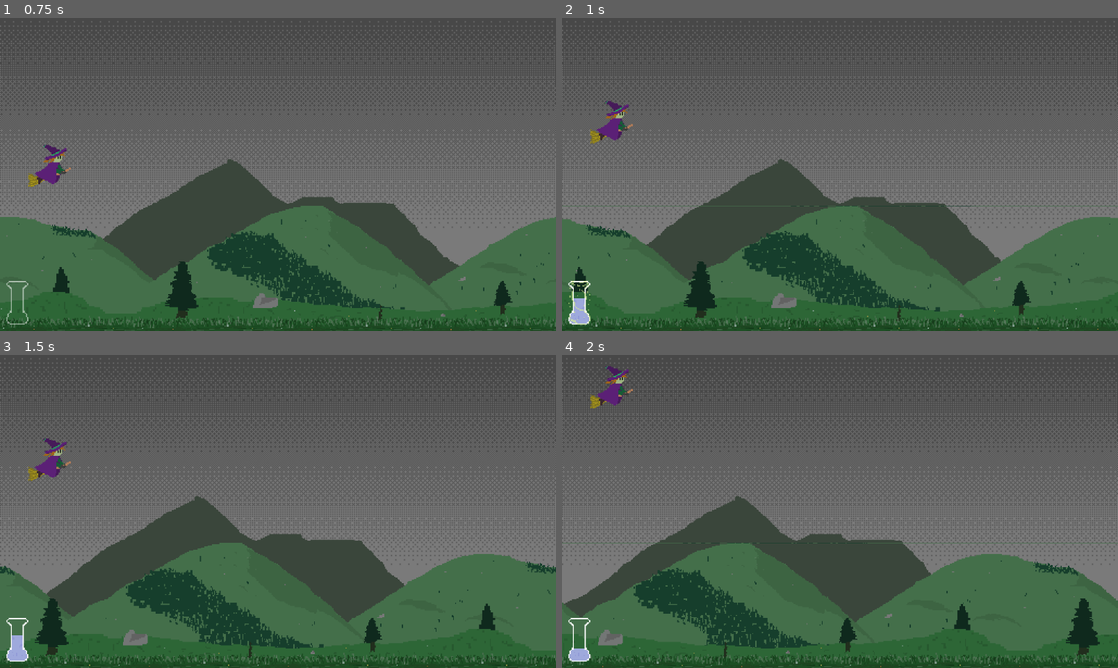
Above: before the commit, frames 1-4 (two rows, left to right).
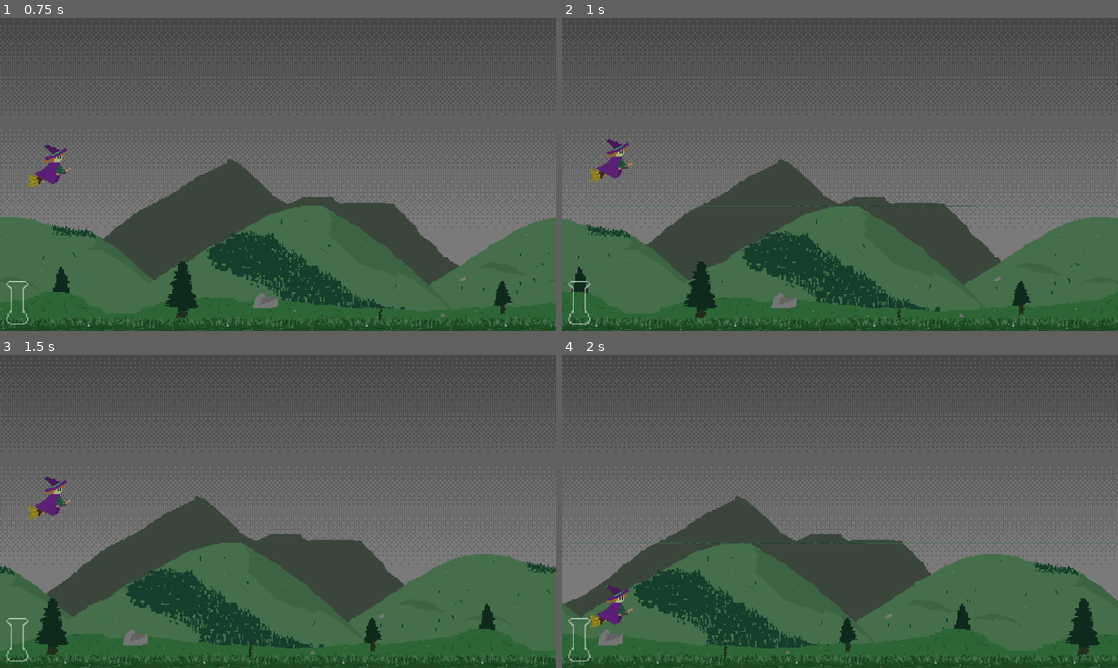
Above: after the commit, the same moments.

Repository: ClementRivaille/storm-witch
Game: Godot game, scene res://main.tscn
The game is run twice, just before and just after one commit, with the same random seed, the same clock (stepped at 60 frames per second) and the same inputs.
Inputs:
- Up to frame 1 (0.75 s): hold Up (up) from 0.53 s (still down)
- Up to frame 2 (1 s): keep holding Up (up); tap Space (jump) at 0.77 s
- Up to frame 3 (1.5 s): release Up (up) at 1.28 s; hold Down (down) from 1.28 s (still down)
- Up to frame 4 (2 s): keep holding Down (down); tap Space (jump) at 1.52 s

Frame 1 is identical in both runs. In frame 2, 1.2% of the frame differs, in the area x 1-13%, y 26-98%; in frame 3, 1.2%; in frame 4, 1.1%.

Commit message:
feat: levels switch

Diff:
--- a/main.tscn
+++ b/main.tscn
@@ -6,14 +6,37 @@
 [ext_resource type="Texture2D" uid="uid://cj61jf5juy1ur" path="res://assets/sprites/particles/rain-drop_1.png" id="3_1wp1n"]
 [ext_resource type="PackedScene" uid="uid://86bl1vogmj8a" path="res://scenes/bg_lvl1.tscn" id="3_4qb4u"]
 [ext_resource type="PackedScene" uid="uid://dv8twkwefv6ah" path="res://scenes/Witch.tscn" id="4_8ogh1"]
+[ext_resource type="Texture2D" uid="uid://cpn770mas3dxh" path="res://assets/textures/sky_2.png" id="5_013wy"]
 [ext_resource type="PackedScene" uid="uid://ch6fxv74jneia" path="res://scenes/PearlDrop.tscn" id="6_3y7f5"]
 [ext_resource type="Script" path="res://scripts/PearlSpawner.gd" id="6_dhbuv"]
+[ext_resource type="Texture2D" uid="uid://byl7kyneertsm" path="res://assets/textures/sky_3.png" id="6_obb40"]
+[ext_resource type="PackedScene" uid="uid://dxk07c21u30e7" path="res://scenes/bg_lvl2.tscn" id="6_oukki"]
+[ext_resource type="PackedScene" uid="uid://bjvqcbkxk2s4t" path="res://scenes/bg_lvl3.tscn" id="7_68ada"]
+[ext_resource type="Texture2D" uid="uid://bni5jlqvf2aff" path="res://assets/textures/sky_clear.png" id="7_72pwx"]
 [ext_resource type="PackedScene" uid="uid://vrgbl8wteowy" path="res://scenes/Flask.tscn" id="8_nrlv5"]
+[ext_resource type="PackedScene" uid="uid://12adskyndp6t" path="res://scenes/bg_lvl4.tscn" id="8_unxaa"]
+[ext_resource type="PackedScene" uid="uid://1rqceucp4b86" path="res://scenes/bg_lvl5.tscn" id="9_w5goo"]
+[ext_resource type="PackedScene" uid="uid://lj5jkd221ppm" path="res://scenes/bg_end.tscn" id="10_cre18"]
 
 [sub_resource type="Resource" id="Resource_0teo4"]
 script = ExtResource("2_h4nbr")
 background = NodePath("Background/Level1")
 sky = NodePath("Sky/Lvl1")
+
+[sub_resource type="Resource" id="Resource_kwa0b"]
+script = ExtResource("2_h4nbr")
+background = NodePath("Background/Level2")
+sky = NodePath("Sky/Lvl2")
+
+[sub_resource type="Resource" id="Resource_386ca"]
+script = ExtResource("2_h4nbr")
+background = NodePath("Background/Level3")
+sky = NodePath("Sky/Lvl2")
+
+[sub_resource type="Resource" id="Resource_1gth4"]
+script = ExtResource("2_h4nbr")
+background = NodePath("Background/EndBg")
+sky = NodePath("Sky/LvlEnd")
 
 [sub_resource type="Gradient" id="Gradient_2dxoe"]
 colors = PackedColorArray(1, 1, 1, 0.701961, 1, 1, 1, 1)
@@ -45,7 +68,7 @@
 texture_filter = 1
 texture_repeat = 2
 script = ExtResource("1_yku23")
-levels = Array[ExtResource("2_h4nbr")]([SubResource("Resource_0teo4"), null])
+levels = Array[ExtResource("2_h4nbr")]([SubResource("Resource_0teo4"), SubResource("Resource_kwa0b"), SubResource("Resource_386ca"), SubResource("Resource_1gth4")])
 
 [node name="DirectionalLight2D" type="DirectionalLight2D" parent="."]
 energy = 0.2
@@ -79,9 +102,45 @@
 texture = ExtResource("1_vue8f")
 centered = false
 
+[node name="Lvl2" type="Sprite2D" parent="Sky"]
+visible = false
+z_index = -1
+z_as_relative = false
+scale = Vector2(2.5, 2.5)
+texture = ExtResource("5_013wy")
+centered = false
+
+[node name="Lvl4" type="Sprite2D" parent="Sky"]
+visible = false
+z_index = -1
+z_as_relative = false
+scale = Vector2(2.5, 2.5)
+texture = ExtResource("6_obb40")
+centered = false
+
+[node name="LvlEnd" type="Sprite2D" parent="Sky"]
+visible = false
+z_index = -1
+z_as_relative = false
+scale = Vector2(2.5, 2.5)
+texture = ExtResource("7_72pwx")
+centered = false
+
 [node name="Background" type="Node2D" parent="."]
 
 [node name="Level1" parent="Background" instance=ExtResource("3_4qb4u")]
+visible = false
+
+[node name="Level2" parent="Background" instance=ExtResource("6_oukki")]
+visible = false
+
+[node name="Level3" parent="Background" instance=ExtResource("7_68ada")]
+
+[node name="Level4" parent="Background" instance=ExtResource("8_unxaa")]
+
+[node name="Level5" parent="Background" instance=ExtResource("9_w5goo")]
+
+[node name="EndBg" parent="Background" instance=ExtResource("10_cre18")]
 
 [node name="Witch" parent="." instance=ExtResource("4_8ogh1")]
 position = Vector2(114, 350)
--- a/scenes/Witch.tscn
+++ b/scenes/Witch.tscn
@@ -20,7 +20,7 @@
 lose_momentum = 0.015
 jump_strength = 1200.0
 rise_y_threshold = 300.0
-rise_y_end = 450.0
+rise_y_end = 600.0
 rise_speed = 900.0
 
 [node name="Sprite" type="Sprite2D" parent="."]
--- /dev/null
+++ b/scenes/bg_end.tscn
@@ -0,0 +1,71 @@
+[gd_scene load_steps=7 format=3 uid="uid://lj5jkd221ppm"]
+
+[ext_resource type="Script" path="res://scripts/ScrollBackground.gd" id="1_ogpxp"]
+[ext_resource type="Texture2D" uid="uid://7th0m8nfcphp" path="res://assets/textures/clouds_light_1.png" id="2_nomuo"]
+[ext_resource type="Script" path="res://scripts/ScrollableLayer.gd" id="3_fpdmx"]
+[ext_resource type="Texture2D" uid="uid://ci6cvnstvcljl" path="res://assets/textures/clouds_light_4.png" id="4_15851"]
+[ext_resource type="Texture2D" uid="uid://dfldy37o4ww8t" path="res://assets/textures/clouds_light_3.png" id="5_2ttfd"]
+[ext_resource type="Texture2D" uid="uid://b068ndevxm4so" path="res://assets/textures/clouds_light_2.png" id="6_omjjd"]
+
+[node name="EndBg" type="Node2D" groups=["scrollable"]]
+script = ExtResource("1_ogpxp")
+speed = 500.0
+
+[node name="Foreground" type="Node2D" parent="."]
+z_index = 4
+
+[node name="Polygon2D" type="Polygon2D" parent="Foreground"]
+texture_filter = 1
+texture_repeat = 2
+position = Vector2(0, 720)
+scale = Vector2(2.5, 2.5)
+antialiased = true
+texture = ExtResource("2_nomuo")
+texture_offset = Vector2(0, -37)
+polygon = PackedVector2Array(0, 0, 1024, 0, 1024, -37, 0, -37)
+
+[node name="Parallax" type="ParallaxBackground" parent="."]
+layer = -5
+scroll_ignore_camera_zoom = true
+
+[node name="Clouds4" type="ParallaxLayer" parent="Parallax"]
+motion_scale = Vector2(0.3, 0.3)
+script = ExtResource("3_fpdmx")
+
+[node name="Polygon2D" type="Polygon2D" parent="Parallax/Clouds4"]
+texture_filter = 1
+texture_repeat = 2
+position = Vector2(0, 720)
+scale = Vector2(2.5, 2.5)
+antialiased = true
+texture = ExtResource("4_15851")
+texture_offset = Vector2(0, -51)
+polygon = PackedVector2Array(0, 0, 1024, 0, 1024, -51, 0, -51)
+
+[node name="Clouds3" type="ParallaxLayer" parent="Parallax"]
+motion_scale = Vector2(0.6, 0.6)
+script = ExtResource("3_fpdmx")
+
+[node name="Polygon2D" type="Polygon2D" parent="Parallax/Clouds3"]
+texture_filter = 1
+texture_repeat = 2
+position = Vector2(0, 720)
+scale = Vector2(2.5, 2.5)
+antialiased = true
+texture = ExtResource("5_2ttfd")
+texture_offset = Vector2(0, -48)
+polygon = PackedVector2Array(0, 0, 1024, 0, 1024, -48, 0, -48)
+
+[node name="Clouds2" type="ParallaxLayer" parent="Parallax"]
+motion_scale = Vector2(0.8, 0.8)
+script = ExtResource("3_fpdmx")
+
+[node name="Polygon2D" type="Polygon2D" parent="Parallax/Clouds2"]
+texture_filter = 1
+texture_repeat = 2
+position = Vector2(0, 720)
+scale = Vector2(2.5, 2.5)
+antialiased = true
+texture = ExtResource("6_omjjd")
+texture_offset = Vector2(0, -43)
+polygon = PackedVector2Array(0, 0, 1024, 0, 1024, -43, 0, -43)
--- /dev/null
+++ b/scenes/bg_lvl2.tscn
@@ -0,0 +1,75 @@
+[gd_scene load_steps=7 format=3 uid="uid://dxk07c21u30e7"]
+
+[ext_resource type="Script" path="res://scripts/ScrollBackground.gd" id="1_1a533"]
+[ext_resource type="Texture2D" uid="uid://c4fyvded55eup" path="res://assets/textures/mountains_3.png" id="3_hxsdb"]
+[ext_resource type="Texture2D" uid="uid://bts7h0lxloyiw" path="res://assets/textures/mountains_4.png" id="3_t0k8r"]
+[ext_resource type="Script" path="res://scripts/ScrollableLayer.gd" id="3_wvmfu"]
+[ext_resource type="Texture2D" uid="uid://cg12f3lbevru3" path="res://assets/textures/mountains_2.png" id="4_5nvy2"]
+[ext_resource type="Texture2D" uid="uid://mnj23dioh6pl" path="res://assets/textures/mountains_1.png" id="5_h6agc"]
+
+[node name="Level2" type="Node2D" groups=["scrollable"]]
+script = ExtResource("1_1a533")
+speed = 500.0
+
+[node name="Foreground" type="Node2D" parent="."]
+visible = false
+
+[node name="Parallax" type="ParallaxBackground" parent="."]
+layer = -5
+scroll_ignore_camera_zoom = true
+
+[node name="Mountains4" type="ParallaxLayer" parent="Parallax"]
+motion_scale = Vector2(0.1, 0.1)
+script = ExtResource("3_wvmfu")
+
+[node name="Polygon2D" type="Polygon2D" parent="Parallax/Mountains4"]
+texture_filter = 1
+texture_repeat = 2
+position = Vector2(0, 720)
+scale = Vector2(2.5, 2.5)
+antialiased = true
+texture = ExtResource("3_t0k8r")
+texture_offset = Vector2(0, -43)
+polygon = PackedVector2Array(0, 0, 1024, 0, 1024, -43, 0, -43)
+
+[node name="Mountains3" type="ParallaxLayer" parent="Parallax"]
+motion_scale = Vector2(0.2, 0.2)
+script = ExtResource("3_wvmfu")
+
+[node name="Polygon2D" type="Polygon2D" parent="Parallax/Mountains3"]
+texture_filter = 1
+texture_repeat = 2
+position = Vector2(0, 720)
+scale = Vector2(2.5, 2.5)
+antialiased = true
+texture = ExtResource("3_hxsdb")
+texture_offset = Vector2(0, -52)
+polygon = PackedVector2Array(0, 0, 1024, 0, 1024, -52, 0, -52)
+
+[node name="Mountains2" type="ParallaxLayer" parent="Parallax"]
+motion_scale = Vector2(0.4, 0.4)
+script = ExtResource("3_wvmfu")
+
+[node name="Polygon2D" type="Polygon2D" parent="Parallax/Mountains2"]
+texture_filter = 1
+texture_repeat = 2
+position = Vector2(0, 720)
+scale = Vector2(2.5, 2.5)
+antialiased = true
+texture = ExtResource("4_5nvy2")
+texture_offset = Vector2(0, -29)
+polygon = PackedVector2Array(0, 0, 1024, 0, 1024, -29, 0, -29)
+
+[node name="Mountains1" type="ParallaxLayer" parent="Parallax"]
+motion_scale = Vector2(0.5, 0.5)
+script = ExtResource("3_wvmfu")
+
+[node name="Polygon2D" type="Polygon2D" parent="Parallax/Mountains1"]
+texture_filter = 1
+texture_repeat = 2
+position = Vector2(0, 720)
+scale = Vector2(2.5, 2.5)
+antialiased = true
+texture = ExtResource("5_h6agc")
+texture_offset = Vector2(0, -21)
+polygon = PackedVector2Array(0, 0, 1024, 0, 1024, -21, 0, -21)
--- /dev/null
+++ b/scenes/bg_lvl3.tscn
@@ -0,0 +1,63 @@
+[gd_scene load_steps=7 format=3 uid="uid://bjvqcbkxk2s4t"]
+
+[ext_resource type="Script" path="res://scripts/ScrollBackground.gd" id="1_h35q8"]
+[ext_resource type="Texture2D" uid="uid://y7wuhdp03mhp" path="res://assets/textures/clouds_storm_1.png" id="2_80udn"]
+[ext_resource type="Script" path="res://scripts/ScrollableLayer.gd" id="3_ue6jf"]
+[ext_resource type="Texture2D" uid="uid://c28ls15486kk4" path="res://assets/textures/clouds_storm_4.png" id="4_sukqb"]
+[ext_resource type="Texture2D" uid="uid://byfg333sntd6i" path="res://assets/textures/clouds_storm_3.png" id="5_xv0n8"]
+[ext_resource type="Texture2D" uid="uid://0km86aeifrw1" path="res://assets/textures/clouds_storm_2.png" id="6_cjxik"]
+
+[node name="Level3" type="Node2D" groups=["scrollable"]]
+script = ExtResource("1_h35q8")
+speed = 500.0
+
+[node name="Foreground" type="Node2D" parent="."]
+z_index = 4
+
+[node name="Polygon2D" type="Polygon2D" parent="Foreground"]
+texture_filter = 1
+texture_repeat = 2
+scale = Vector2(2.5, 2.5)
+antialiased = true
+texture = ExtResource("2_80udn")
+polygon = PackedVector2Array(0, 0, 1024, 0, 1024, 37, 0, 37)
+
+[node name="Parallax" type="ParallaxBackground" parent="."]
+layer = -5
+scroll_ignore_camera_zoom = true
+
+[node name="Clouds4" type="ParallaxLayer" parent="Parallax"]
+motion_scale = Vector2(0.3, 0.3)
+script = ExtResource("3_ue6jf")
+
+[node name="Polygon2D" type="Polygon2D" parent="Parallax/Clouds4"]
+texture_filter = 1
+texture_repeat = 2
+scale = Vector2(2.5, 2.5)
+antialiased = true
+texture = ExtResource("4_sukqb")
+polygon = PackedVector2Array(0, 0, 1024, 0, 1024, 51, 0, 51)
+
+[node name="Clouds3" type="ParallaxLayer" parent="Parallax"]
+motion_scale = Vector2(0.6, 0.6)
+script = ExtResource("3_ue6jf")
+
+[node name="Polygon2D" type="Polygon2D" parent="Parallax/Clouds3"]
+texture_filter = 1
+texture_repeat = 2
+scale = Vector2(2.5, 2.5)
+antialiased = true
+texture = ExtResource("5_xv0n8")
+polygon = PackedVector2Array(0, 0, 1024, 0, 1024, 48, 0, 48)
+
+[node name="Clouds2" type="ParallaxLayer" parent="Parallax"]
+motion_scale = Vector2(0.8, 0.8)
+script = ExtResource("3_ue6jf")
+
+[node name="Polygon2D" type="Polygon2D" parent="Parallax/Clouds2"]
+texture_filter = 1
+texture_repeat = 2
+scale = Vector2(2.5, 2.5)
+antialiased = true
+texture = ExtResource("6_cjxik")
+polygon = PackedVector2Array(0, 0, 1024, 0, 1024, 43, 0, 43)
--- /dev/null
+++ b/scenes/bg_lvl4.tscn
@@ -0,0 +1,103 @@
+[gd_scene load_steps=9 format=3 uid="uid://12adskyndp6t"]
+
+[ext_resource type="Script" path="res://scripts/ScrollBackground.gd" id="1_e1k6s"]
+[ext_resource type="Texture2D" uid="uid://y7wuhdp03mhp" path="res://assets/textures/clouds_storm_1.png" id="2_ag84o"]
+[ext_resource type="Script" path="res://scripts/ScrollableLayer.gd" id="2_fult0"]
+[ext_resource type="Texture2D" uid="uid://c28ls15486kk4" path="res://assets/textures/clouds_storm_4.png" id="4_8lhbb"]
+[ext_resource type="Texture2D" uid="uid://dw0auaupwe3i8" path="res://assets/textures/clouds_inside_2.png" id="4_x3q3j"]
+[ext_resource type="Texture2D" uid="uid://byfg333sntd6i" path="res://assets/textures/clouds_storm_3.png" id="5_l0sq0"]
+[ext_resource type="Texture2D" uid="uid://dsfh2pacb82m7" path="res://assets/textures/clouds_inside_1.png" id="5_owfpu"]
+[ext_resource type="Texture2D" uid="uid://0km86aeifrw1" path="res://assets/textures/clouds_storm_2.png" id="6_tbevv"]
+
+[node name="Level4" type="Node2D" groups=["scrollable"]]
+script = ExtResource("1_e1k6s")
+speed = 500.0
+
+[node name="Foreground" type="Node2D" parent="."]
+z_index = 4
+
+[node name="Polygon2D" type="Polygon2D" parent="Foreground"]
+texture_filter = 1
+texture_repeat = 2
+position = Vector2(0, 720)
+scale = Vector2(2.5, 2.5)
+antialiased = true
+texture = ExtResource("2_ag84o")
+texture_offset = Vector2(0, -37)
+texture_scale = Vector2(-1, -1)
+polygon = PackedVector2Array(0, 0, 1024, 0, 1024, -37, 0, -37)
+
+[node name="Parallax" type="ParallaxBackground" parent="."]
+layer = -5
+scroll_ignore_camera_zoom = true
+
+[node name="Clouds_Inside" type="ParallaxLayer" parent="Parallax"]
+motion_scale = Vector2(0.2, 0.2)
+script = ExtResource("2_fult0")
+
+[node name="Polygon2D" type="Polygon2D" parent="Parallax/Clouds_Inside"]
+texture_filter = 1
+texture_repeat = 2
+scale = Vector2(2.5, 2.5)
+antialiased = true
+texture = ExtResource("4_x3q3j")
+texture_scale = Vector2(-1, -1)
+polygon = PackedVector2Array(0, 0, 1024, 0, 1024, 288, 0, 288)
+
+[node name="Clouds_Inside2" type="ParallaxLayer" parent="Parallax"]
+motion_scale = Vector2(0.7, 0.7)
+script = ExtResource("2_fult0")
+
+[node name="Polygon2D" type="Polygon2D" parent="Parallax/Clouds_Inside2"]
+texture_filter = 1
+texture_repeat = 2
+position = Vector2(0, 50)
+scale = Vector2(2.5, 2.5)
+antialiased = true
+texture = ExtResource("5_owfpu")
+polygon = PackedVector2Array(0, 0, 1024, 0, 1024, 224, 0, 224)
+
+[node name="Clouds4" type="ParallaxLayer" parent="Parallax"]
+motion_scale = Vector2(0.3, 0.3)
+script = ExtResource("2_fult0")
+
+[node name="Polygon2D" type="Polygon2D" parent="Parallax/Clouds4"]
+texture_filter = 1
+texture_repeat = 2
+position = Vector2(0, 720)
+scale = Vector2(2.5, 2.5)
+antialiased = true
+texture = ExtResource("4_8lhbb")
+texture_offset = Vector2(0, -51)
+texture_scale = Vector2(-1, -1)
+polygon = PackedVector2Array(0, 0, 1024, 0, 1024, -51, 0, -51)
+
+[node name="Clouds3" type="ParallaxLayer" parent="Parallax"]
+motion_scale = Vector2(0.6, 0.6)
+script = ExtResource("2_fult0")
+
+[node name="Polygon2D" type="Polygon2D" parent="Parallax/Clouds3"]
+texture_filter = 1
+texture_repeat = 2
+position = Vector2(0, 720)
+scale = Vector2(2.5, 2.5)
+antialiased = true
+texture = ExtResource("5_l0sq0")
+texture_offset = Vector2(0, -48)
+texture_scale = Vector2(-1, -1)
+polygon = PackedVector2Array(0, 0, 1024, 0, 1024, -48, 0, -48)
+
+[node name="Clouds2" type="ParallaxLayer" parent="Parallax"]
+motion_scale = Vector2(0.8, 0.8)
+script = ExtResource("2_fult0")
+
+[node name="Polygon2D" type="Polygon2D" parent="Parallax/Clouds2"]
+texture_filter = 1
+texture_repeat = 2
+position = Vector2(0, 720)
+scale = Vector2(2.5, 2.5)
+antialiased = true
+texture = ExtResource("6_tbevv")
+texture_offset = Vector2(0, -43)
+texture_scale = Vector2(-1, -1)
+polygon = PackedVector2Array(0, 0, 1024, 0, 1024, -43, 0, -43)
--- /dev/null
+++ b/scenes/bg_lvl5.tscn
@@ -0,0 +1,90 @@
+[gd_scene load_steps=9 format=3 uid="uid://1rqceucp4b86"]
+
+[ext_resource type="Script" path="res://scripts/ScrollBackground.gd" id="1_66hrj"]
+[ext_resource type="Texture2D" uid="uid://y7wuhdp03mhp" path="res://assets/textures/clouds_storm_1.png" id="2_6d6nl"]
+[ext_resource type="Script" path="res://scripts/ScrollableLayer.gd" id="3_tf47c"]
+[ext_resource type="Texture2D" uid="uid://c28ls15486kk4" path="res://assets/textures/clouds_storm_4.png" id="4_7fg0x"]
+[ext_resource type="Texture2D" uid="uid://dw0auaupwe3i8" path="res://assets/textures/clouds_inside_2.png" id="4_bmgt6"]
+[ext_resource type="Texture2D" uid="uid://byfg333sntd6i" path="res://assets/textures/clouds_storm_3.png" id="5_g2ia7"]
+[ext_resource type="Texture2D" uid="uid://dsfh2pacb82m7" path="res://assets/textures/clouds_inside_1.png" id="5_yohqw"]
+[ext_resource type="Texture2D" uid="uid://0km86aeifrw1" path="res://assets/textures/clouds_storm_2.png" id="6_l6md8"]
+
+[node name="Level5" type="Node2D" groups=["scrollable"]]
+script = ExtResource("1_66hrj")
+speed = 500.0
+
+[node name="Foreground" type="Node2D" parent="."]
+z_index = 4
+
+[node name="Polygon2D" type="Polygon2D" parent="Foreground"]
+texture_filter = 1
+texture_repeat = 2
+scale = Vector2(2.5, 2.5)
+antialiased = true
+texture = ExtResource("2_6d6nl")
+polygon = PackedVector2Array(0, 0, 1024, 0, 1024, 37, 0, 37)
+
+[node name="Parallax" type="ParallaxBackground" parent="."]
+layer = -5
+scroll_ignore_camera_zoom = true
+
+[node name="Clouds_Inside" type="ParallaxLayer" parent="Parallax"]
+motion_scale = Vector2(0.2, 0.2)
+script = ExtResource("3_tf47c")
+
+[node name="Polygon2D" type="Polygon2D" parent="Parallax/Clouds_Inside"]
+texture_filter = 1
+texture_repeat = 2
+scale = Vector2(2.5, 2.5)
+antialiased = true
+texture = ExtResource("4_bmgt6")
+polygon = PackedVector2Array(0, 0, 1024, 0, 1024, 288, 0, 288)
+
+[node name="Clouds_Inside2" type="ParallaxLayer" parent="Parallax"]
+motion_scale = Vector2(0.7, 0.7)
+script = ExtResource("3_tf47c")
+
+[node name="Polygon2D" type="Polygon2D" parent="Parallax/Clouds_Inside2"]
+texture_filter = 1
+texture_repeat = 2
+position = Vector2(0, 140.74)
+scale = Vector2(2.5, 2.5)
+antialiased = true
+texture = ExtResource("5_yohqw")
+polygon = PackedVector2Array(0, 0, 1024, 0, 1024, 224, 0, 224)
+
+[node name="Clouds4" type="ParallaxLayer" parent="Parallax"]
+motion_scale = Vector2(0.3, 0.3)
+script = ExtResource("3_tf47c")
+
+[node name="Polygon2D" type="Polygon2D" parent="Parallax/Clouds4"]
+texture_filter = 1
+texture_repeat = 2
+scale = Vector2(2.5, 2.5)
+antialiased = true
+texture = ExtResource("4_7fg0x")
+polygon = PackedVector2Array(0, 0, 1024, 0, 1024, 51, 0, 51)
+
+[node name="Clouds3" type="ParallaxLayer" parent="Parallax"]
+motion_scale = Vector2(0.6, 0.6)
+script = ExtResource("3_tf47c")
+
+[node name="Polygon2D" type="Polygon2D" parent="Parallax/Clouds3"]
+texture_filter = 1
+texture_repeat = 2
+scale = Vector2(2.5, 2.5)
+antialiased = true
+texture = ExtResource("5_g2ia7")
+polygon = PackedVector2Array(0, 0, 1024, 0, 1024, 48, 0, 48)
+
+[node name="Clouds2" type="ParallaxLayer" parent="Parallax"]
+motion_scale = Vector2(0.8, 0.8)
+script = ExtResource("3_tf47c")
+
+[node name="Polygon2D" type="Polygon2D" parent="Parallax/Clouds2"]
+texture_filter = 1
+texture_repeat = 2
+scale = Vector2(2.5, 2.5)
+antialiased = true
+texture = ExtResource("6_l6md8")
+polygon = PackedVector2Array(0, 0, 1024, 0, 1024, 43, 0, 43)
--- a/scripts/Flask.gd
+++ b/scripts/Flask.gd
@@ -12,6 +12,7 @@
 func _ready() -> void:
   store.pearls_updated.connect(update_fill)
   store.pearls_consumed.connect(use_flask)
+  store.change_level.connect(func (_lvl): use_flask())
   fill.anchor_bottom = 0.0
   modulate = empty_modulate
 
--- a/scripts/Main.gd
+++ b/scripts/Main.gd
@@ -2,12 +2,45 @@
 class_name Main
 
 @export var scroll_speed: float = 500
-
 @export var levels: Array[LevelConfiguration] = []
 
 @onready var pearl_spanwer: PearlSpawner = $PearlSpawner
+@onready var backgrounds: Node2D = $Background
+@onready var skies: CanvasLayer = $Sky
+
+@onready var store: Store = StoreState
+
+var current_bg: ScrollBackground
+var current_sky: Sprite2D
 
 # Called when the node enters the scene tree for the first time.
 func _ready() -> void:
   get_tree().call_group("scrollable", "set_speed", scroll_speed)
+  store.change_level.connect(switch_level)
+
+  for bg in backgrounds.get_children():
+    var background := bg as ScrollBackground
+    bg.set_bg_visible(false)
+
+  start_game()
+
+func start_game():
+  switch_level(0)
+
   pearl_spanwer.activate()
+
+func switch_level(idx: int):
+  var level := levels[idx]
+  var background: ScrollBackground = get_node(level.background)
+  if (background != current_bg):
+    if current_bg:
+      current_bg.deactivate()
+    current_bg = background
+    current_bg.init()
+
+  var sky: Sprite2D = get_node(level.sky)
+  if sky != current_sky:
+    if current_sky:
+      current_sky.visible = false
+    sky.visible = true
+    current_sky = sky
--- a/scripts/PearlSpawner.gd
+++ b/scripts/PearlSpawner.gd
@@ -19,6 +19,7 @@
 func _ready() -> void:
   timer.connect("timeout", spawn_drop)
   store = StoreState
+  store.change_level.connect(func (_idx): clear())
 
 func set_speed(speed: float):
   drops_speed = speed
--- a/scripts/ScrollBackground.gd
+++ b/scripts/ScrollBackground.gd
@@ -8,9 +8,7 @@
 @export var speed: float = 100.0
 @export var foreground_width: float = 1024 * 2.5
 
-# Called when the node enters the scene tree for the first time.
-func _ready() -> void:
-  init()
+var active := false
 
 func init():
   parallax.set_scroll_offset(Vector2(0,0))
@@ -21,17 +19,27 @@
     var layer := l as ScrollableLayer
     layer.init()
 
+  active = true
+  set_bg_visible(true)
+
+func deactivate():
+  active = false
+  fg_clone.queue_free()
+  set_bg_visible(false)
+
 func _process(delta: float) -> void:
-  scroll(delta)
+  if active:
+    scroll(delta)
 
 func scroll(delta: float):
   # foreground
-  foreground.position.x = foreground.position.x - delta * speed
-  fg_clone.position.x = fg_clone.position.x - delta * speed
-  if (fg_clone.position.x <= 0):
-    foreground.queue_free()
-    foreground = fg_clone
-    clone_foreground(fg_clone.position.x)
+  if foreground.visible:
+    foreground.position.x = foreground.position.x - delta * speed
+    fg_clone.position.x = fg_clone.position.x - delta * speed
+    if (fg_clone.position.x <= 0):
+      foreground.queue_free()
+      foreground = fg_clone
+      clone_foreground(fg_clone.position.x)
 
   # Parallax
   parallax.set_scroll_offset(parallax.scroll_offset + Vector2(-speed*delta, 0))
@@ -46,3 +54,7 @@
 
 func set_speed(scroll_speed: float):
   speed = scroll_speed
+
+func set_bg_visible(value: bool):
+  visible = value
+  parallax.visible = value
--- a/scripts/ScrollableLayer.gd
+++ b/scripts/ScrollableLayer.gd
@@ -8,6 +8,12 @@
 func init():
   iteration = 1
   half = false
+
+  var texture: Polygon2D = get_child(0)
+  for c in get_children():
+    if c != texture:
+      c.queue_free()
+  texture.position.x = 0
   copy_texture()
 
 func copy_texture():
--- a/scripts/Store.gd
+++ b/scripts/Store.gd
@@ -5,10 +5,12 @@
 @export var jump_cost := 3
 @export var levelup_cost := 6
 
-var pearls := 9
+var pearls := 0
+var current_level := 0
 
 signal pearls_updated(value: int)
 signal pearls_consumed
+signal change_level(value: int)
 
 func collect_pearl():
   pearls = mini(pearls+ 1, max_pearls)
@@ -28,3 +30,6 @@
 func levelup():
   pearls = maxi(pearls - levelup_cost, 0)
   pearls_updated.emit(pearls)
+
+  current_level = current_level + 1
+  change_level.emit(current_level)
--- a/scripts/Witch.gd
+++ b/scripts/Witch.gd
@@ -121,6 +121,7 @@
       # warp down
       position.y = get_viewport_rect().size.y - rise_y_limit
       animation = AnimationState.EnteringUp
+      store.levelup()
   elif animation == AnimationState.EnteringUp:
     velocity.y = maxf(velocity.y, -rise_speed)
     if (global_position.y <= rise_y_end):
Binary file added: assets/textures/clouds_inside_1.png
Not shown, added: assets/textures/clouds_inside_1.png.import
Binary file added: assets/textures/clouds_inside_2.png
Not shown, added: assets/textures/clouds_inside_2.png.import
Binary file added: assets/textures/clouds_light_1.png
Not shown, added: assets/textures/clouds_light_1.png.import
Binary file added: assets/textures/clouds_light_2.png
Not shown, added: assets/textures/clouds_light_2.png.import
Binary file added: assets/textures/clouds_light_3.png
Not shown, added: assets/textures/clouds_light_3.png.import
Binary file added: assets/textures/clouds_light_4.png
Not shown, added: assets/textures/clouds_light_4.png.import
(and 26 more such lines)
